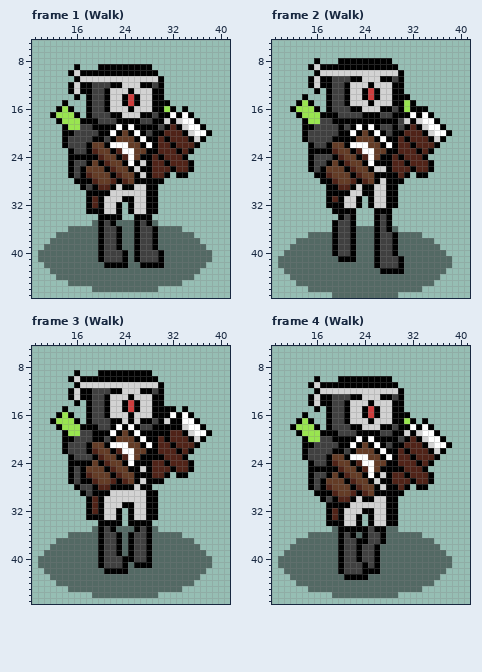
Two versions of one pixel-art file, Assets/Art/Enemy/Ene06_KnockFist.aseprite. The picture above is the old version.
48x48 pixels, 18 frames. Shown: frame 1 (Walk): x 9..41, y 5..47; frame 2 (Walk): x 9..41, y 5..47; frame 3 (Walk): x 9..41, y 5..47; frame 4 (Walk): x 9..41, y 5..47. The commit also changed other frames, which this record leaves out.
After:
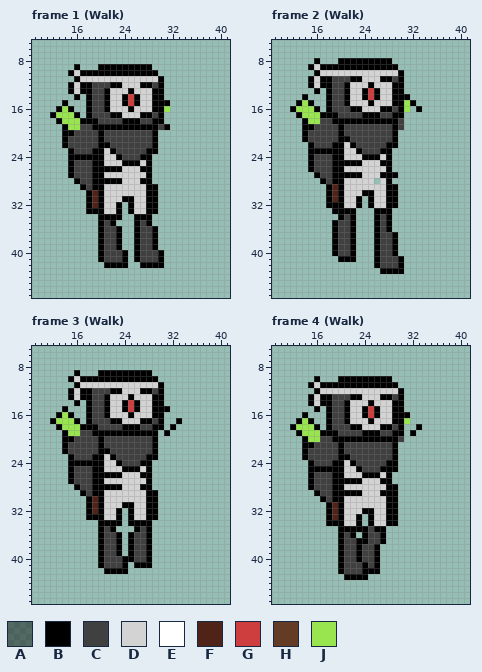
Palette (. is transparent): A #00000072  B #000000  C #404040  D #d3d3d3  E #ffffff  F #502318  G #ce3e3e  H #643c26  J #99e550
What changed:
layer "Shadow" now hidden
layer "BackGlove" now hidden
layer "FrontGlove" now hidden
Changed rows in their new state; - is an unchanged pixel.
Frame 1 (Walk):
first column x 17:
16 ---------------.-.----
17 --------------.....---
18 ------C-------......--
19 ------B-B------......-
20 ----CCCCCCC--.........
21 --C--CCCCCCC-........-
22 -CCB-CCCCCCC-.......--
23 -CBBD-CCCCC--......---
24 ---BDD-CCC--......----
25 -CB-DDD-B---.......---
26 CCBB-BBDD---.......---
27 CCBBDDDDDD--...-..----
28 CCBBBB-DDD--..--------
29 ---BDD-DD-------------
30 --F-D-----------------
first column x 10:
35 ---------.---...---.---------
36 -----.....----..----....-----
37 ---.......----..----......---
38 --........----..----.......--
39 -.........----..----........-
40 ..........-----.-----........
41 ..........-----.-----........
42 -..........----..----.......-
43 --.........................--
44 ---.......................---
45 -----...................-----
46 ---------...........---------
Frame 2 (Walk):
first column x 17:
16 ---------------.-.----
17 --------------.....---
18 --------------......--
19 -----CCCCC----.......-
20 ----CCCCCCC--.........
21 --C--CCCCCCC-........-
22 -CBBDBCCCCCB-.......--
23 --BBDDBCCCB-.......---
24 ---BDDDBBBD-......----
25 -CB-BBBDDD--.......---
26 CCBBDDDDD---.......---
27 CCBBB-BDDD---..-..----
28 -CBBDDDDD.--..--------
29 --FBDD-DD-------------
30 --F-D-----------------
first column x 10:
36 -------------...---.---------
37 -----....----...----....-----
38 ---......----...----......---
39 --.......----...----.......--
40 -........----...----........-
41 ..........---...-----........
42 ................-----........
43 -................----.......-
44 --.........................--
45 ---.......................---
46 -----...................-----
47 ---------...........---------
Frame 3 (Walk):
first column x 17:
15 ---------------.-.----
16 --------------.....---
17 --------D-----..-...--
18 -----CC-B-----.-.....-
19 -----B-B-B---.-.......
20 --C--CCCCCCC-........-
21 -CCBCCCCCCCC-.......--
22 -CCBBCCCCCCC-......---
23 ---BDBCCCCC--.....----
24 --B-DDBCCC--.......---
25 CCBBDDDB----.......---
26 CCBBB-BDDD--...-..----
27 CCBBDDDDDD--..--------
28 ---BB--DD-------------
29 ----D-----------------
first column x 10:
35 ---------.---...---.---------
36 -----.....----.----.....-----
37 ---.......----.----.......---
38 --........----.----........--
39 -.........----.----.........-
40 ..........---------..........
41 ..........-----.---..........
42 -..........----.............-
43 --.........................--
44 ---.......................---
45 -----...................-----
46 ---------...........---------
Frame 4 (Walk):
first column x 17:
17 ---------------.-.----
18 --------------..-..---
19 ------C-------.-....--
20 ------B-B-----.......-
21 ----CCCCCCC--.........
22 --C--CCCCCCC-........-
23 -CCB-CCCCCCC-.......--
24 -CBBD-CCCCC--......---
25 ---BDD-CCC---.....----
26 -CB-DDD-B---.......---
27 CCBB-BBDD---.......---
28 CCBBDDDDDD---..-..----
29 CCBBBB-DDD---.--------
30 ---BDD-DD-------------
31 --F-D-----------------
first column x 10:
35 ---------.--------..---------
36 -----.....---.----......-----
37 ---.......--------........---
38 --........-------..........--
39 -.........-------...........-
40 ..........-------............
41 ..........-------............
42 -.........-------...........-
43 --.........----............--
44 ---.......................---
45 -----...................-----
46 ---------...........---------
Boxes around the changes in both pictures, in picture pixels (x1, y1, x2, y2):
changed: (80, 106, 212, 196)
erased: (38, 220, 212, 292)
changed: (320, 106, 452, 196)
erased: (278, 226, 452, 298)
changed: (80, 406, 212, 496)
erased: (38, 526, 212, 598)
changed: (320, 418, 452, 508)
erased: (278, 526, 452, 598)
